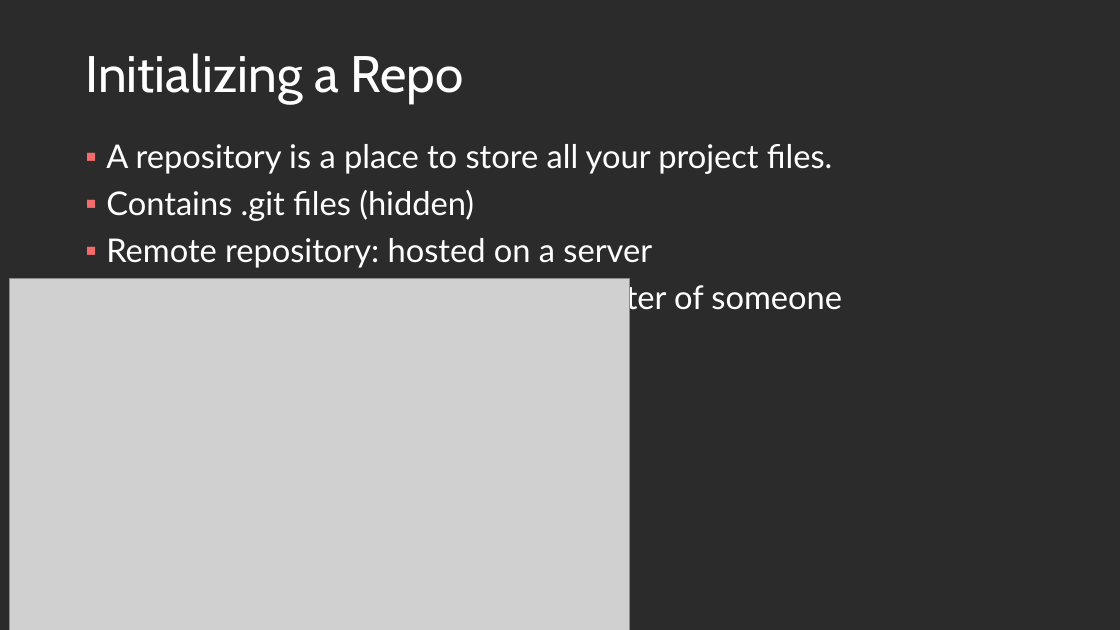
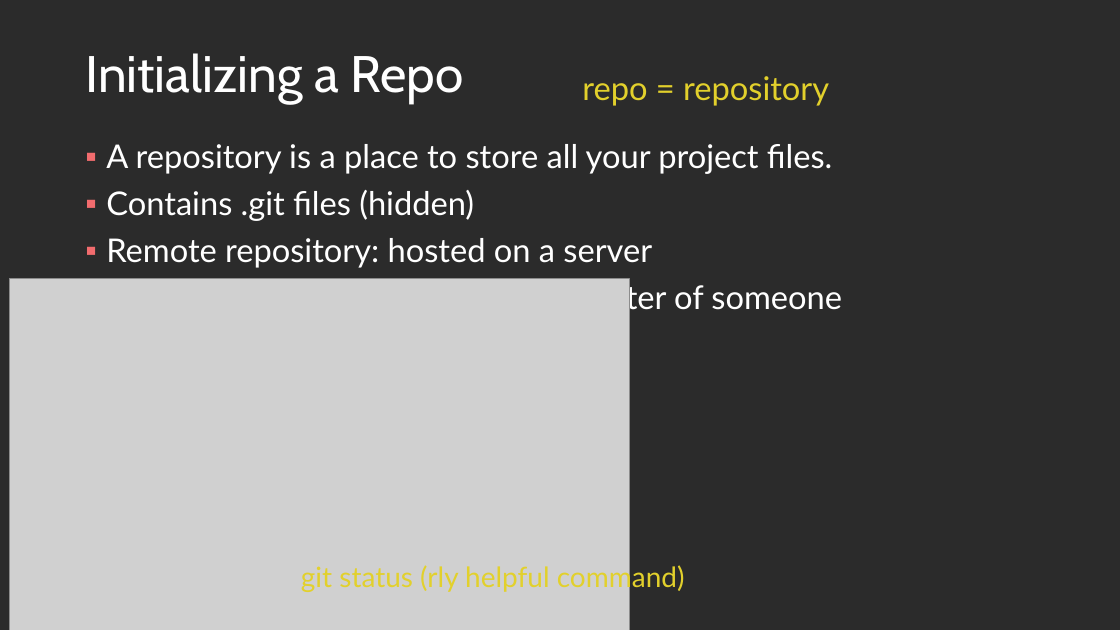
Before and after one commit to Light2Dark/git_tutorial, a slide deck: slide 10 of Git and Github.pptx (slide 9 before the commit). Drawn at 1120x630 pixels with LibreOffice and Linux fonts; fonts in the diff are those of the drawing; grey boxes stand for pictures; background and template pictures are left out; a plain dark background stands for a picture behind light text. Boxes give left, top, right and bottom in pixels: in the first picture for what was removed or moved away, otherwise in the second. Text is boxed around its words. In the diff, an @@ line names an element or a change of style, - is before the commit and + after.

```diff
--- a/Git and Github.pptx
+++ b/Git and Github.pptx
@@ text added at (582,76,829,106), 28 pt, text #E2D02C @@
+repo = repository
@@ text added at (301,563,685,593), 24 pt, text #E2D02C @@
+git status (rly helpful command)
```
Also in this commit, not shown: 6 other slides changed, 1 slide added.
